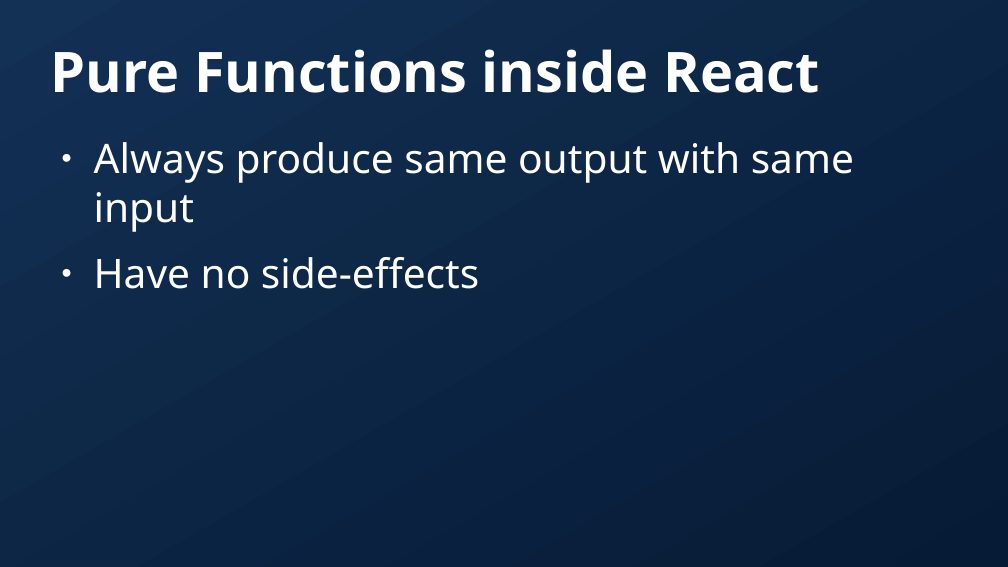
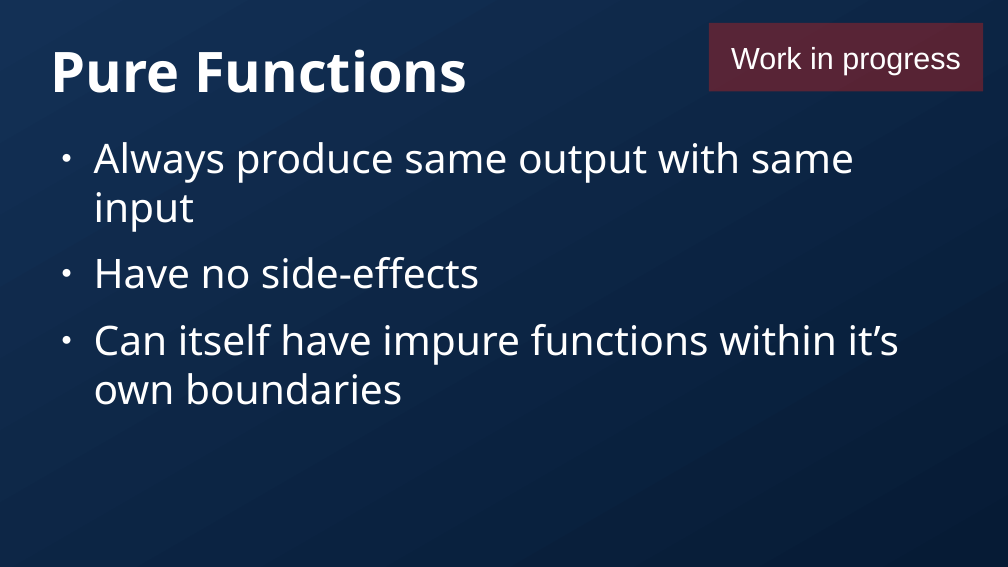
Before and after one commit to dytrws/dytrws, a slide deck: slide 41 of public/slides.odp (slide 40 before the commit). Drawn at 1008x567 pixels with LibreOffice and Linux fonts; fonts in the diff are those of the drawing; background and template pictures are left out. Boxes give left, top, right and bottom in pixels: in the first picture for what was removed or moved away, otherwise in the second. Text is boxed around its words. In the diff, an @@ line names an element or a change of style, - is before the commit and + after.

Commit message:
fixed typo in data, improved slides

```diff
--- a/public/slides.odp
+++ b/public/slides.odp
@@ rectangle added at [709,23,983,91], fill #C9211E at 40% opacity, 24 pt, text #FFFFFF @@
+Work in progress
@@ title at [50,49,467,93]: text changed @@
-Pure Functions inside React
+Pure Functions
@@ text at [94,324,899,405]: paragraph added @@
+● Can itself have impure functions within it’s own boundaries
```
Also in this commit, not shown: 28 other slides changed, 6 slides added, 4 slides removed, 2 other files.
